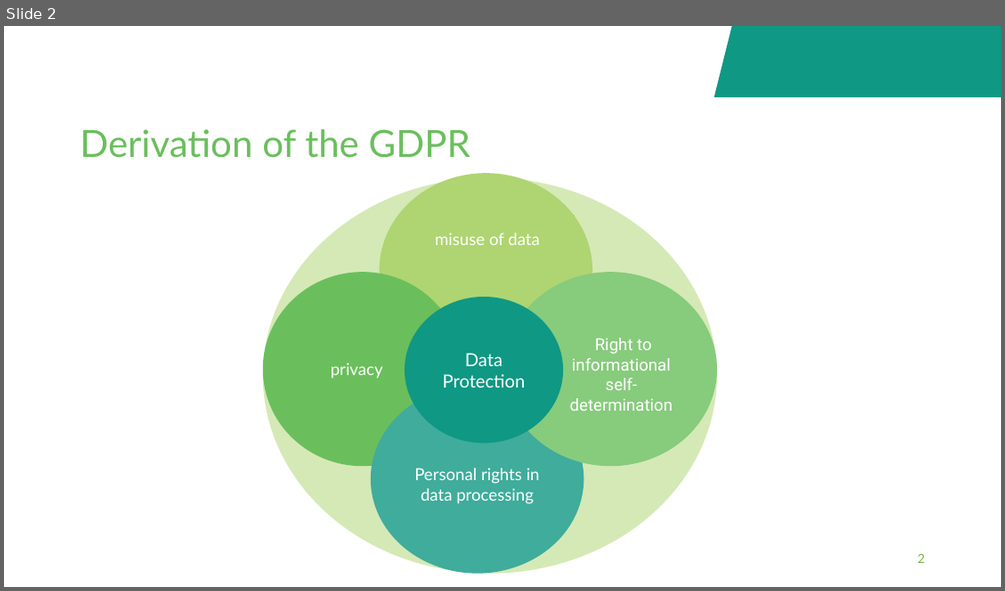
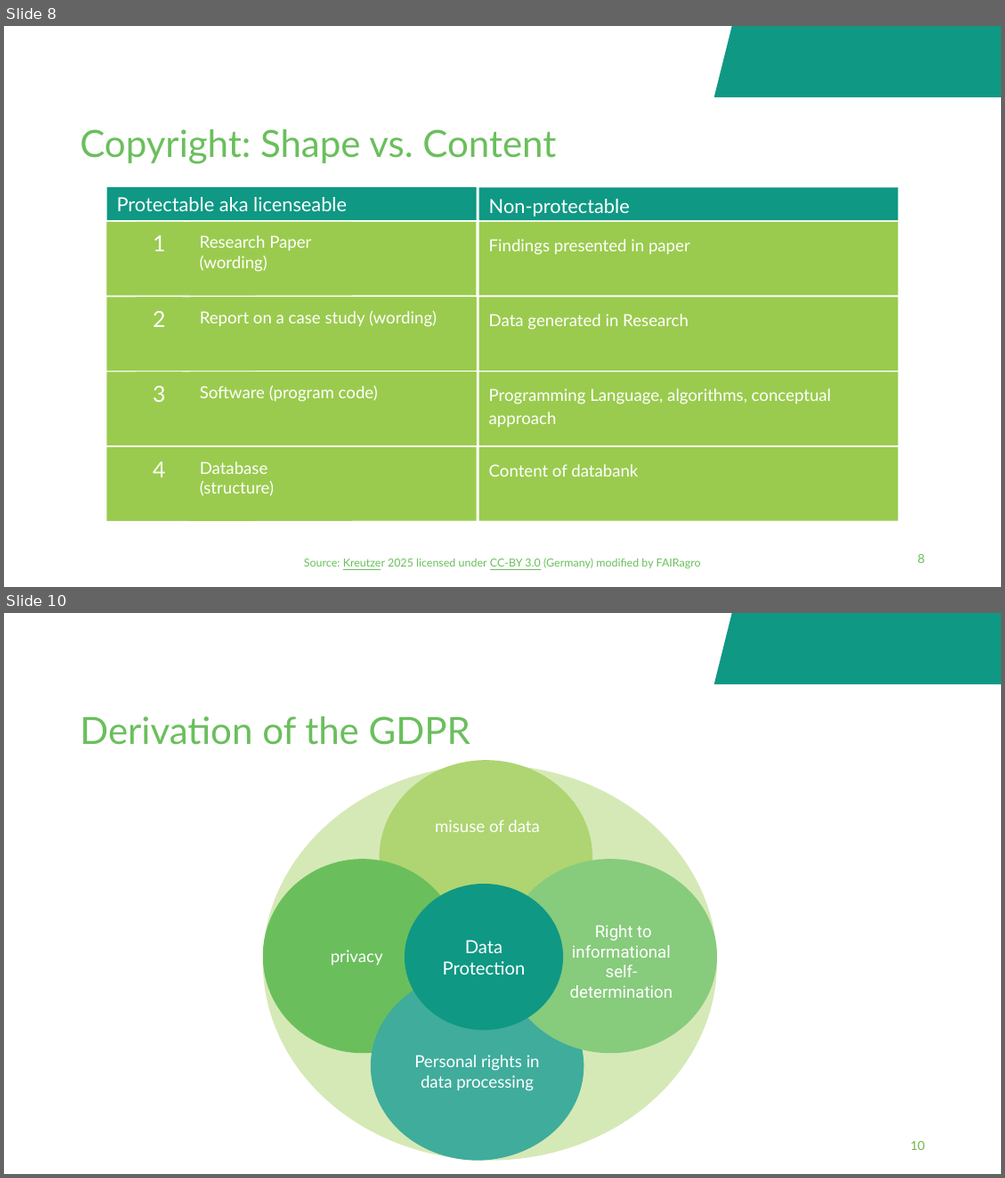
Before and after one commit to fairagro/FAIRagro_Modular-RDM-Training-Material, a slide deck: FAIRagro_Trainings_planned/2026-11_YSM_JKI/20261117-09-Responsible-Handling-20min-Bosse.odp. Shown one above the other, each under a label of ours: slide 2 before the commit, slides 8 and 10 after it; the slides between them are not shown. The pictures are 1005x591 and 1005x1178 pixels, drawn with LibreOffice and Linux fonts; fonts in the diff are those of the drawing; background and template pictures are left out. Boxes give left, top, right and bottom in pixels: in the first picture for what was removed or moved away, otherwise in the second. Text is boxed around its words. In the diff, an @@ line names an element or a change of style, - is before the commit and + after.

```diff
--- a/FAIRagro_Trainings_planned/2026-11_YSM_JKI/20261117-09-Responsible-Handling-20min-Bosse.odp
+++ b/FAIRagro_Trainings_planned/2026-11_YSM_JKI/20261117-09-Responsible-Handling-20min-Bosse.odp
@@ slide 8 added at [4, 26, 1001, 587], background #FFFFFF; not listed: 1 template element that a slide beside it also shows @@
@@ title added at [80, 129, 556, 164], 27 pt, text #6ABF5C @@
+Copyright: Shape vs. Content
@@ rectangle added at [106, 187, 477, 220], fill #0F9884, 14 pt, text #FFFFFF @@
+Protectable aka licenseable
@@ rectangle added at [478, 187, 898, 220], fill #0F9884, 14 pt, text #FFFFFF @@
+Non-protectable
@@ group added at [106, 222, 898, 295]: 3 rectangles, 2 right triangles, 1 text @@
+Findings presented in paper
+1
+Research Paper (wording)
@@ group added at [106, 297, 688, 371]: 3 texts, 2 right triangles, 1 rectangle @@
+Data generated in Research
+2
+Report on a case study (wording)
@@ group added at [106, 372, 831, 446]: 3 texts, 2 right triangles, 1 rectangle @@
+Programming Language, algorithms, conceptual approach
+3
+Software (program code)
@@ group added at [106, 448, 898, 522]: 3 rectangles, 2 right triangles, 1 text @@
+Content of databank
+4
+Database (structure)
@@ text added at [304, 557, 701, 568], 8 pt, text #6ABF5C @@
+Source: Kreutzer 2025 licensed under CC-BY 3.0 (Germany) modified by FAIRagro
@@ page number added at [917, 554, 924, 563], 9 pt, text #6ABF5C @@
+8
@@ what was slide 2 is now slide 10 @@
@@ page number at [910, 1141, 924, 1150]: text changed @@
-2
+10
```
Also in this commit, not shown: 2 slides changed, 8 other slides added, 1 slide removed, 11 other files.
